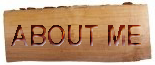
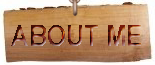
Layer changes from the first w=155, h=65 image to the second:
added layer "Layer 1" above "ABOUT ME ME" over bbox(68, 0, 81, 17)
